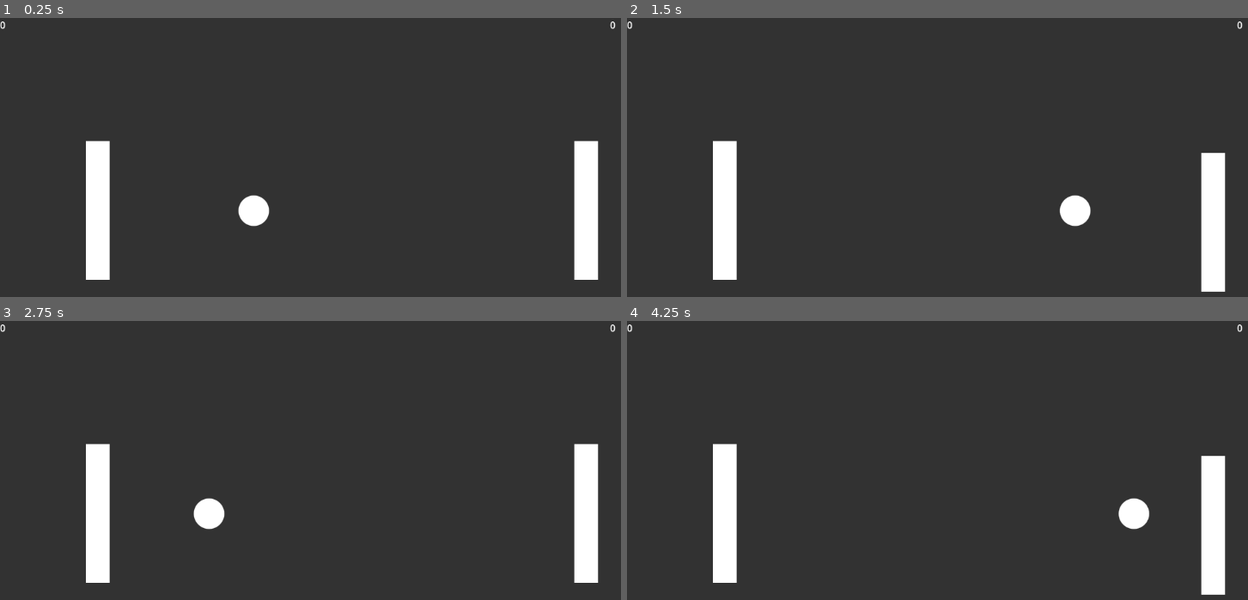
Above: before the commit, frames 1-4 (two rows, left to right).
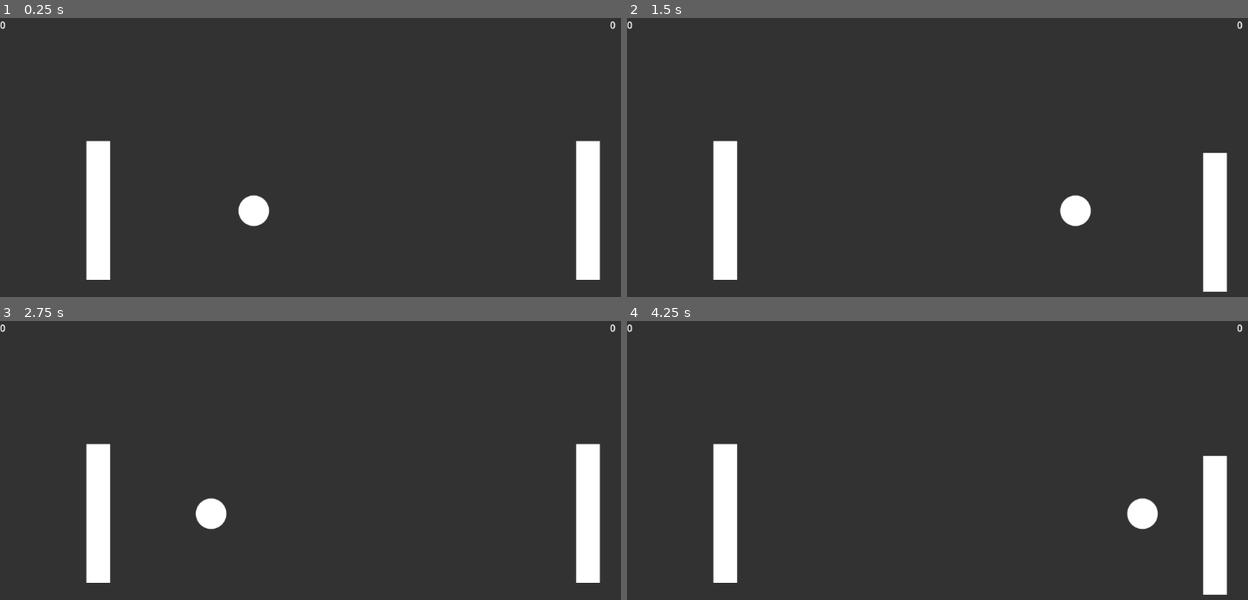
Above: after the commit, the same moments.

Repository: Aratch/20gch-01-pong
Game: Godot game, scene res://main.tscn
Same seed, same stepped clock (60 frames per second), same inputs: the game is played once before the commit and once after it.
Inputs:
- Up to frame 1 (0.25 s): no input
- Up to frame 2 (1.5 s): tap Enter (ui_accept) at 0.5, 0.6, 0.77, 1.07 s; hold Right (ui_right) from 0.53 s (still down); tap Down (p2_move_down) at 1.35 s
- Up to frame 3 (2.75 s): tap Enter (ui_accept) at 1.52, 1.55, 1.82, 2.3 s; release Right (ui_right) at 2.03 s; hold Left (ui_left) from 2.03 s (still down); tap Up (p2_move_up) at 2.1 s
- Up to frame 4 (4.25 s): release Left (ui_left) at 2.78 s; hold Right (ui_right) from 2.78 s (still down); tap Enter (ui_accept) at 2.85, 3.02, 3.32, 3.77, 3.8, 4.07 s; tap Down (p2_move_down) at 3.6 s

The runs differ from the first frame. In frame 1, 0.6% of the frame differs, in the area x 13-97%, y 44-94%; in frame 2, 0.7%; in frame 3, 0.7%; in frame 4, 1.0%, in the area x 13-97%, y 44-99%.

Commit message:
Fix ball getting stuck as simply as possible

Diff:
--- a/ball.gd
+++ b/ball.gd
@@ -24,8 +24,8 @@
 
 func _set_to_initial_pos() -> void:
 	var window_size := DisplayServer.window_get_size()
-	position.x = window_size.x / 2
-	position.y = window_size.y / 2
+	position.x = window_size.x / 2.0
+	position.y = window_size.y / 2.0
 
 func _start_game() -> void:
 	_set_to_initial_pos()
@@ -58,21 +58,6 @@
 				velocity = (normal + 0.01 * collider_velocity).normalized()
 			else:
 				velocity = Vector2(velocity.x, -velocity.y)
-
-	## Add the gravity.
-	#if not is_on_floor():
-		#velocity += get_gravity() * delta
-#
-	## Handle jump.
-	#if Input.is_action_just_pressed("ui_accept") and is_on_floor():
-		#velocity.y = JUMP_VELOCITY
-#
-	## Get the input direction and handle the movement/deceleration.
-	## As good practice, you should replace UI actions with custom gameplay actions.
-	#var direction := Input.get_axis("ui_left", "ui_right")
-	#if direction:
-		#velocity.x = direction * SPEED
-	#else:
-		#velocity.x = move_toward(velocity.x, 0, SPEED)
-#
-	#move_and_slide()
+		# Add some jitter if we're stuck
+		if collision.get_depth() > 0.3 and is_zero_approx(velocity.x):
+			velocity.x = randfn(0.0, 1.0)
--- a/paddle.gd
+++ b/paddle.gd
@@ -12,8 +12,8 @@
 
 func _start_game() -> void:
 	var window_size := DisplayServer.window_get_size()
-	position.y = window_size.y / 2
-	var ratio = 7
+	position.y = window_size.y / 2.0
+	var ratio = 7.0
 	if is_player:
 		position.x = window_size.x / ratio
 	else:
@@ -56,21 +56,3 @@
 	var collision := move_and_collide(velocity * delta)
 	if collision:
 		pass # this works as expected
-
-	## Add the gravity.
-	#if not is_on_floor():
-		#velocity += get_gravity() * delta
-#
-	## Handle jump.
-	#if Input.is_action_just_pressed("ui_accept") and is_on_floor():
-		#velocity.y = JUMP_VELOCITY
-#
-	## Get the input direction and handle the movement/deceleration.
-	## As good practice, you should replace UI actions with custom gameplay actions.
-	#var direction := Input.get_axis("ui_left", "ui_right")
-	#if direction:
-		#velocity.x = direction * SPEED
-	#else:
-		#velocity.x = move_toward(velocity.x, 0, SPEED)
-#
-	#move_and_slide()
